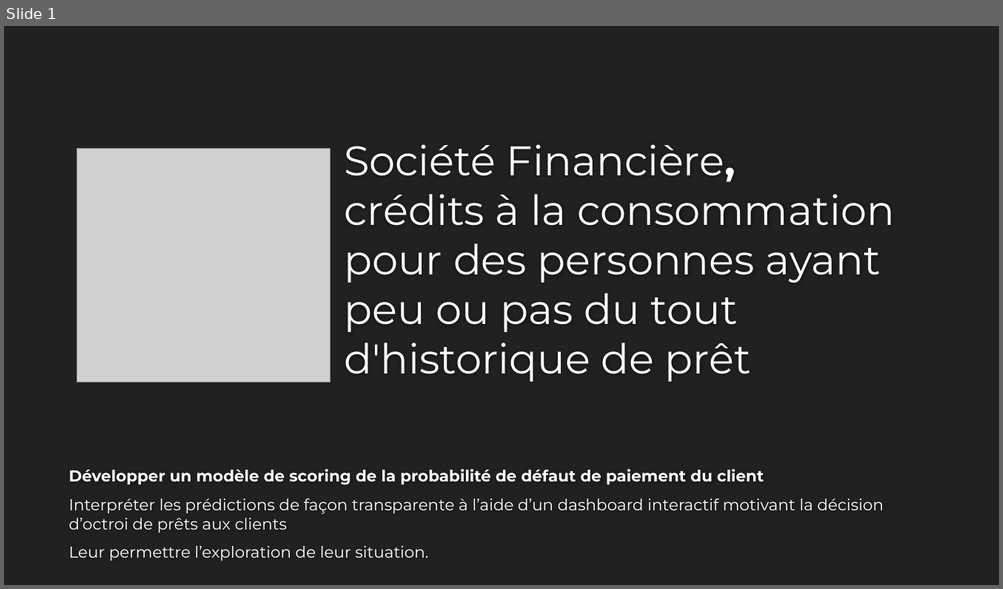
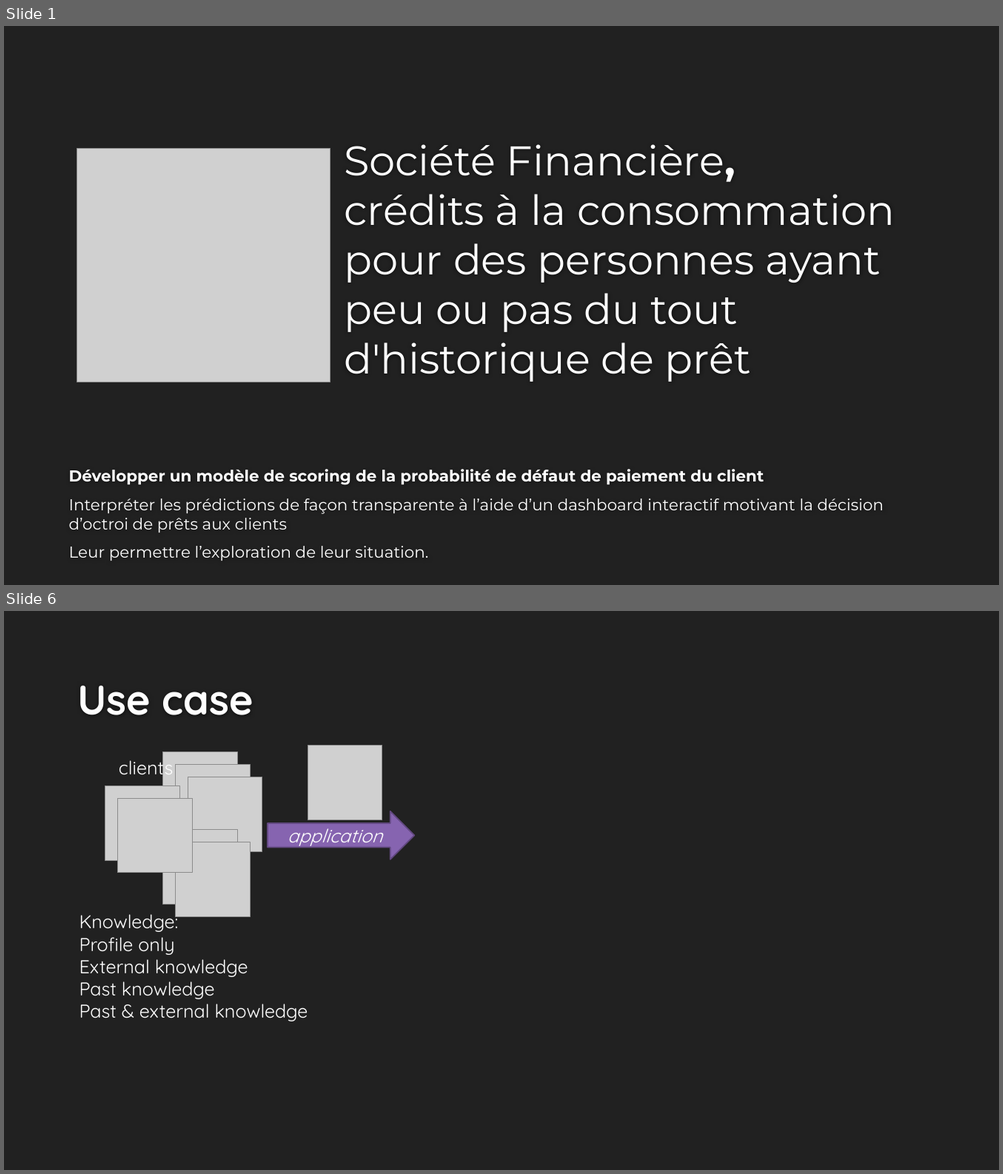
Before and after one commit to EtienneLardeur/P7_Scoring, a slide deck: P7_Support.pptx. Shown one above the other, each under a label of ours: slide 1 before the commit, slides 1 and 6 after it; the slides between them are not shown. The pictures are 1003x589 and 1003x1174 pixels, drawn with LibreOffice and Linux fonts; fonts in the diff are those of the drawing; grey boxes stand for pictures; background and template pictures are left out. Boxes give left, top, right and bottom in pixels: in the first picture for what was removed or moved away, otherwise in the second. Text is boxed around its words. In the diff, an @@ line names an element or a change of style, - is before the commit and + after.

```diff
--- a/P7_Support.pptx
+++ b/P7_Support.pptx
@@ slide 6 added at [4, 611, 999, 1170], background #212121 @@
@@ title added at [77, 686, 253, 715], 40 pt, text #FEFEFE, bold @@
+Use case
@@ text added at [119, 755, 173, 780], 18 pt, text #FFFFFF @@
+clients
@@ picture added at [163, 752, 238, 826] @@
@@ picture added at [176, 765, 250, 840] @@
@@ picture added at [307, 745, 382, 820] @@
@@ picture added at [105, 786, 180, 861] @@
@@ picture added at [188, 777, 262, 852] @@
@@ picture added at [117, 798, 192, 873] @@
@@ picture added at [163, 829, 238, 904] @@
@@ right arrow added at [267, 812, 415, 860], fill #8664B0, outline #634A82 1.25 pt, 18 pt, text #FFFFFF, italic @@
+application
@@ picture added at [176, 843, 250, 917] @@
@@ text added at [79, 909, 308, 1022], 18 pt, text #FFFFFF @@
+Knowledge:
+Profile only
+External knowledge
+Past knowledge
+Past & external knowledge
```
Also in this commit, not shown: 11 other slides added, 1 slide removed.
